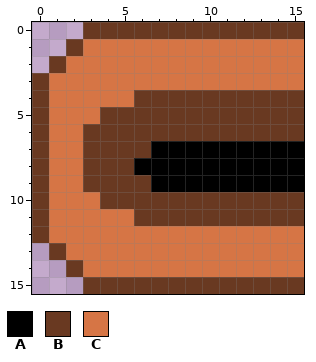
Pixel-art file -- rail_start_3.aseprite. The picture above was drawn from the file before the commit.
16x16 pixels, 1 frame.
Palette (. is transparent): A #000000  B #693921  C #d67545
Pixels before, first column x 0:
 0 ...BBBBBBBBBBBBB
 1 ..BCCCCCCCCCCCCC
 2 .BCCCCCCCCCCCCCC
 3 BCCCCCCCCCCCCCCC
 4 BCCCCCBBBBBBBBBB
 5 BCCCBBBBBBBBBBBB
 6 BCCBBBBBBBBBBBBB
 7 BCCBBBBAAAAAAAAA
 8 BCCBBBAAAAAAAAAA
 9 BCCBBBBAAAAAAAAA
10 BCCCBBBBBBBBBBBB
11 BCCCCCBBBBBBBBBB
12 BCCCCCCCCCCCCCCC
13 .BCCCCCCCCCCCCCC
14 ..BCCCCCCCCCCCCC
15 ...BBBBBBBBBBBBB
The result:
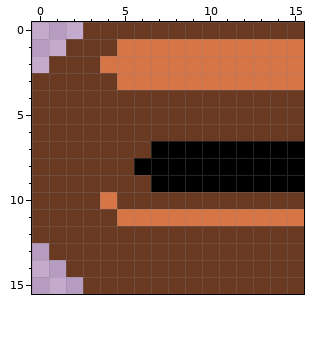
The exact change:
{"y":1,"x":3,"old":"CC","new":"BB"}
{"y":2,"x":2,"old":"CC","new":"BB"}
{"y":3,"x":1,"old":"CCCC","new":"BBBB"}
{"y":4,"x":1,"old":"CCCCC","new":"BBBBB"}
{"y":5,"x":1,"old":"CCC","new":"BBB"}
{"y":6,"x":1,"old":"CC","new":"BB"}
{"y":7,"x":1,"old":"CC","new":"BB"}
{"y":8,"x":1,"old":"CC","new":"BB"}
{"y":9,"x":1,"old":"CC","new":"BB"}
{"y":10,"x":1,"old":"CCCB","new":"BBBC"}
{"y":11,"x":1,"old":"CCCC","new":"BBBB"}
{"y":11,"x":6,"old":"BBBBBBBBBB","new":"CCCCCCCCCC"}
{"y":12,"x":1,"old":"CCCCCCCCCCCCCCC","new":"BBBBBBBBBBBBBBB"}
{"y":13,"x":2,"old":"CCCCCCCCCCCCCC","new":"BBBBBBBBBBBBBB"}
{"y":14,"x":3,"old":"CCCCCCCCCCCCC","new":"BBBBBBBBBBBBB"}
{"label":"changed","picture_box":[49,39,304,277]}
